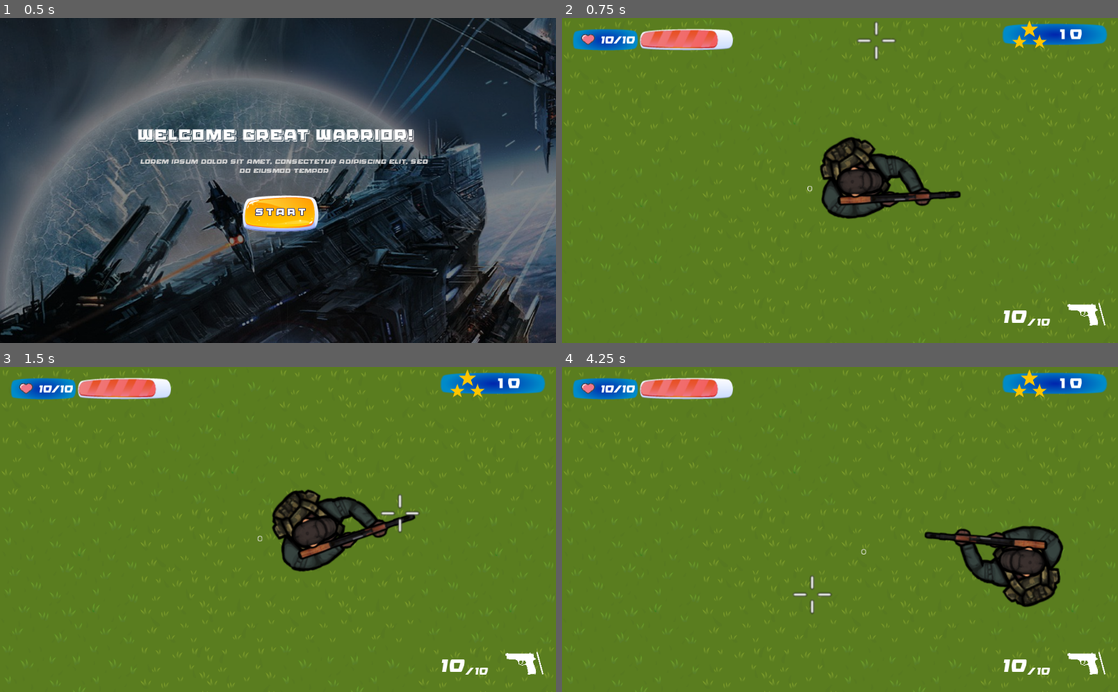
Above: before the commit, frames 1-4 (two rows, left to right).
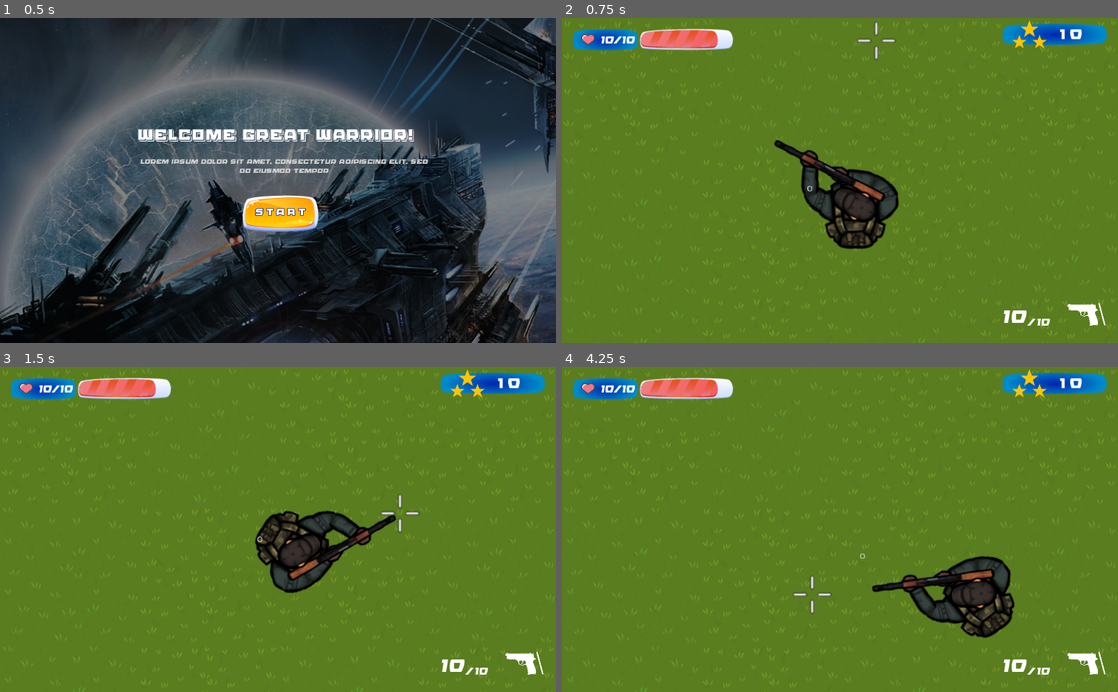
Above: after the commit, the same moments.

Repository: ekarus/godot_training
Game: Godot game, scene res://UI/MainMenu.tscn
Same seed, same stepped clock (60 frames per second), same inputs: the game is played once before the commit and once after it.
Inputs (mouse positions are in pixels of both pictures, inside the frame that each line leads up to):
- Up to frame 1 (0.5 s): no input
- Up to frame 2 (0.75 s): click "START" at 0.5 s
- Up to frame 3 (1.5 s): tap Enter at 1.25 s; move the mouse to (400, 513) at 1.27 s; press the mouse at (400, 513) at 1.28 s; hold D (player_move_right) from 1.28 s (still down)
- Up to frame 4 (4.25 s): move the mouse to (728, 545) at 2.02 s; release D (player_move_right) at 2.03 s; release the mouse at (728, 545) at 2.03 s; hold S (player_move_down) 2.03-2.78 s; click (728, 545) at 2.1 s; move the mouse to (895, 458) at 2.77 s; press the mouse at (895, 458) at 2.78 s; hold D (player_move_right) 2.78-3.53 s; move the mouse to (812, 594) at 3.52 s; release the mouse at (812, 594) at 3.53 s; hold W (player_move_up) from 3.53 s (still down); click (812, 594) at 3.6 s

Frame 1 is identical in both runs. In frame 2, 4.6% of the frame differs, in the area x 38-72%, y 36-72%; in frame 3, 3.9%; in frame 4, 6.0%, in the area x 53-91%, y 48-84%.

Commit message:
improved player movement

Diff:
--- a/Src/GGP/Actor.gd
+++ b/Src/GGP/Actor.gd
@@ -4,17 +4,17 @@
 export (float) var MOVE_SPEED = 200
 
 var MovementDir = Vector2()
+var TargetPoint = Vector2()
 
 # Called when the node enters the scene tree for the first time.
 func _ready():
 	pass # Replace with function body.
 
 func _physics_process(delta):
-	var velocity = MovementDir * MOVE_SPEED
+	var velocity = MovementDir.rotated(rotation + deg2rad(90)) * MOVE_SPEED
 
 	move_and_slide(velocity)
 	pass
 
-# Called every frame. 'delta' is the elapsed time since the previous frame.
-#func _process(delta):
-#	pass
+func _process(delta):
+	look_at(TargetPoint)
--- a/Src/GGP/Player.gd
+++ b/Src/GGP/Player.gd
@@ -40,4 +40,4 @@
 
 func _input(event):
 	if event is InputEventMouseMotion:
-		look_at(event.position)
+		TargetPoint = event.position
